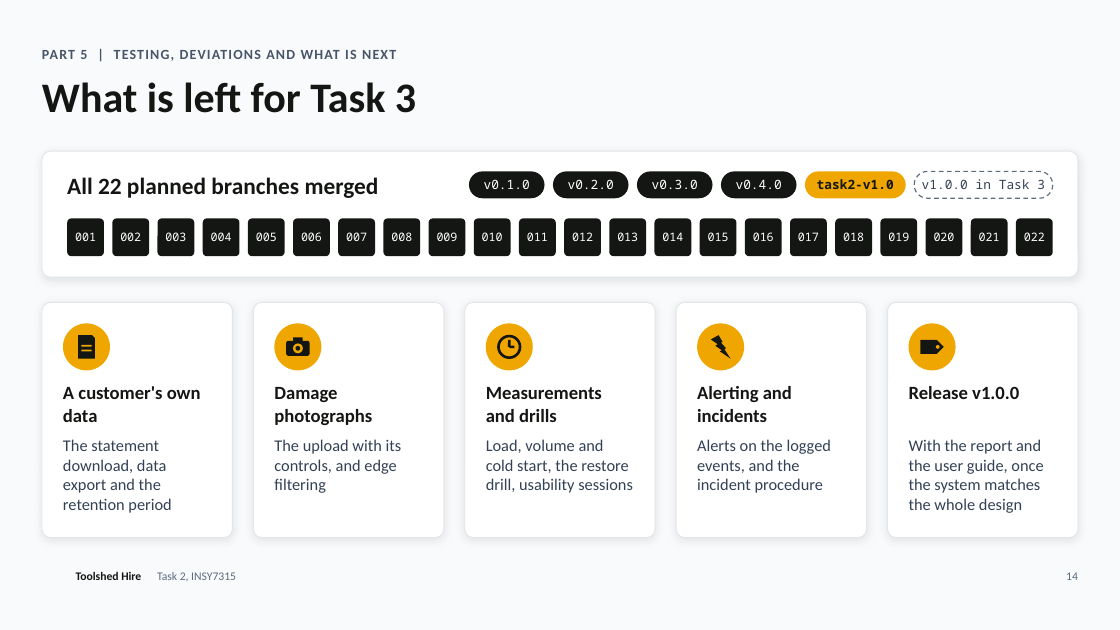
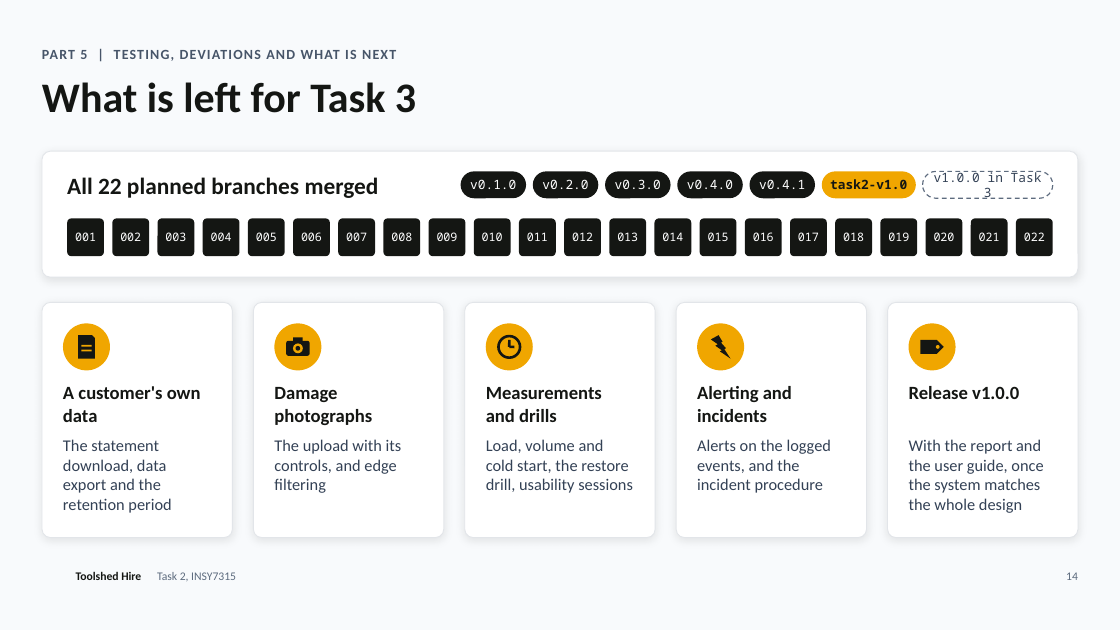
Before and after one commit to teon-artilionAI/toolshed-hire, a slide deck: slide 14 of docs/task2/slides/toolshed-hire-task-2.pptx. Drawn at 1120x630 pixels with LibreOffice and Linux fonts; fonts in the diff are those of the drawing; background and template pictures are left out. Boxes give left, top, right and bottom in pixels: in the first picture for what was removed or moved away, otherwise in the second. Text is boxed around its words. In the diff, an @@ line names an element or a change of style, - is before the commit and + after.

```diff
--- a/docs/task2/slides/toolshed-hire-task-2.pptx
+++ b/docs/task2/slides/toolshed-hire-task-2.pptx
@@ rounded rectangle "v0.1.0": place and size @@
-rounded rectangle "v0.1.0" at bbox=[469, 171, 544, 198]
+rounded rectangle "v0.1.0" at bbox=[460, 171, 526, 198]
@@ rounded rectangle "v0.2.0": place and size @@
-rounded rectangle "v0.2.0" at bbox=[553, 171, 628, 198]
+rounded rectangle "v0.2.0" at bbox=[533, 171, 598, 198]
@@ rounded rectangle "v0.3.0": place and size @@
-rounded rectangle "v0.3.0" at bbox=[637, 171, 712, 198]
+rounded rectangle "v0.3.0" at bbox=[605, 171, 670, 198]
@@ rounded rectangle "v0.4.0": place and size @@
-rounded rectangle "v0.4.0" at bbox=[721, 171, 797, 198]
+rounded rectangle "v0.4.0" at bbox=[677, 171, 743, 198]
@@ rounded rectangle added at bbox=[749, 171, 815, 198], fill #141613, 11 pt, text #FFFFFF @@
+v0.4.1
@@ rounded rectangle "task2-v1.0": place and size @@
-rounded rectangle "task2-v1.0" at bbox=[805, 171, 906, 198]
+rounded rectangle "task2-v1.0" at bbox=[822, 171, 916, 198]
@@ rounded rectangle "v1.0.0 in Task 3": place and size @@
-rounded rectangle "v1.0.0 in Task 3" at bbox=[914, 171, 1053, 198]
+rounded rectangle "v1.0.0 in Task 3" at bbox=[923, 171, 1053, 198]
```
Also in this commit, not shown: 2 other slides changed, 1 other file.
